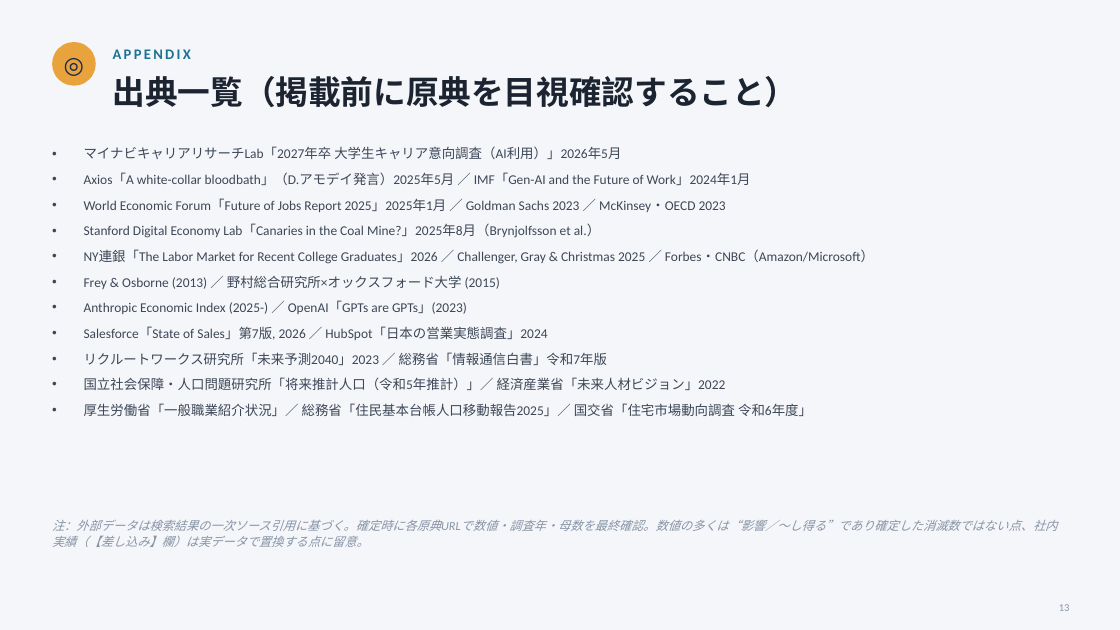
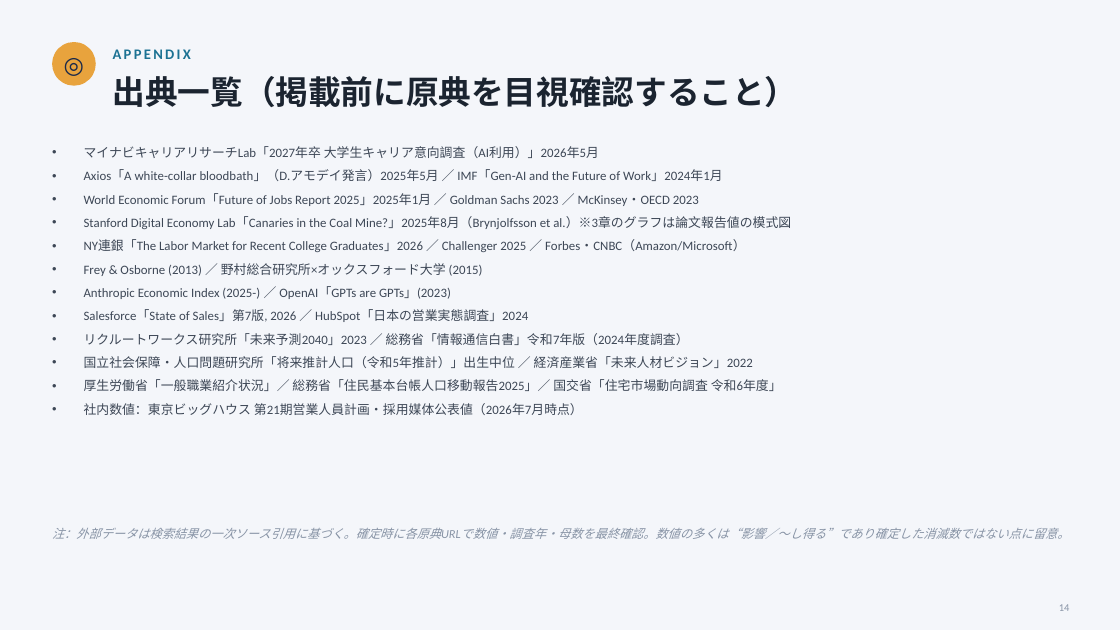
Before and after one commit to miyakumic/HRrecord, a slide deck: slide 14 of docs/ai-era-appeal-pitch-deck.pptx (slide 13 before the commit). Drawn at 1120x630 pixels with LibreOffice and Linux fonts; fonts in the diff are those of the drawing. Boxes give left, top, right and bottom in pixels: in the first picture for what was removed or moved away, otherwise in the second. Text is boxed around its words. In the diff, an @@ line names an element or a change of style, - is before the commit and + after.

```diff
--- a/docs/ai-era-appeal-pitch-deck.pptx
+++ b/docs/ai-era-appeal-pitch-deck.pptx
@@ text at box(84, 146, 782, 391): size 11.5 to 11 pt in "マイナビキャリアリサーチLab「2027年卒 大学生キャリア意向調査（AI利用）」2026年5月", "Axios「A white-collar bloodbath」（D.アモデイ発言）2025年5月 ／ IMF「Gen-A ...", "World Economic Forum「Future of Jobs Report 2025」2025年1月 ...", "Frey & Osborne (2013) ／ 野村総合研究所×オックスフォード大学 (2015)" and 3 more places; line spacing 16pt to 15pt; less space between paragraphs @@
@@ text at box(84, 216, 791, 252): text changed; size 11.5 to 11 pt @@
-• Stanford Digital Economy Lab「Canaries in the Coal Mine?」2025年8月（Brynjolfsson et al.）
-• NY連銀「The Labor Market for Recent College Graduates」2026 ／ Challenger, Gray & Christmas 2025 ／ Forbes・CNBC（Amazon/Microsoft）
+• Stanford Digital Economy Lab「Canaries in the Coal Mine?」2025年8月（Brynjolfsson et al.）※3章のグラフは論文報告値の模式図
+• NY連銀「The Labor Market for Recent College Graduates」2026 ／ Challenger 2025 ／ Forbes・CNBC（Amazon/Microsoft）
@@ text at box(84, 333, 753, 368): text changed; size 11.5 to 11 pt @@
-• リクルートワークス研究所「未来予測2040」2023 ／ 総務省「情報通信白書」令和7年版
-• 国立社会保障・人口問題研究所「将来推計人口（令和5年推計）」／ 経済産業省「未来人材ビジョン」2022
+• リクルートワークス研究所「未来予測2040」2023 ／ 総務省「情報通信白書」令和7年版（2024年度調査）
+• 国立社会保障・人口問題研究所「将来推計人口（令和5年推計）」出生中位 ／ 経済産業省「未来人材ビジョン」2022
@@ text at box(84, 403, 583, 415): paragraph added @@
+• 社内数値：東京ビッグハウス 第21期営業人員計画・採用媒体公表値（2026年7月時点）
@@ text at box(52, 528, 1070, 539): text changed @@
-注：外部データは検索結果の一次ソース引用に基づく。確定時に各原典URLで数値・調査年・母数を最終確認。数値の多くは“影響／〜し得る”であり確定した消滅数ではない点、社内実績（【差し込み】欄）は実データで置換する点に留意。
+注：外部データは検索結果の一次ソース引用に基づく。確定時に各原典URLで数値・調査年・母数を最終確認。数値の多くは“影響／〜し得る”であり確定した消滅数ではない点に留意。
@@ text at box(1059, 604, 1070, 611): text changed @@
-13
+14
```
Also in this commit, not shown: 10 other slides changed, 1 slide added.
